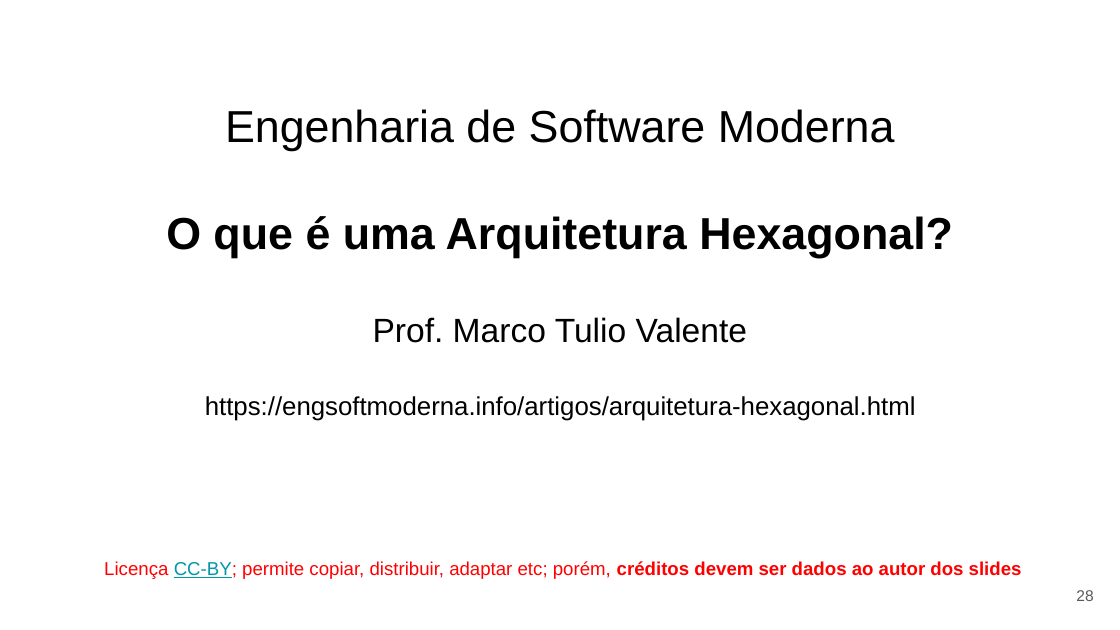
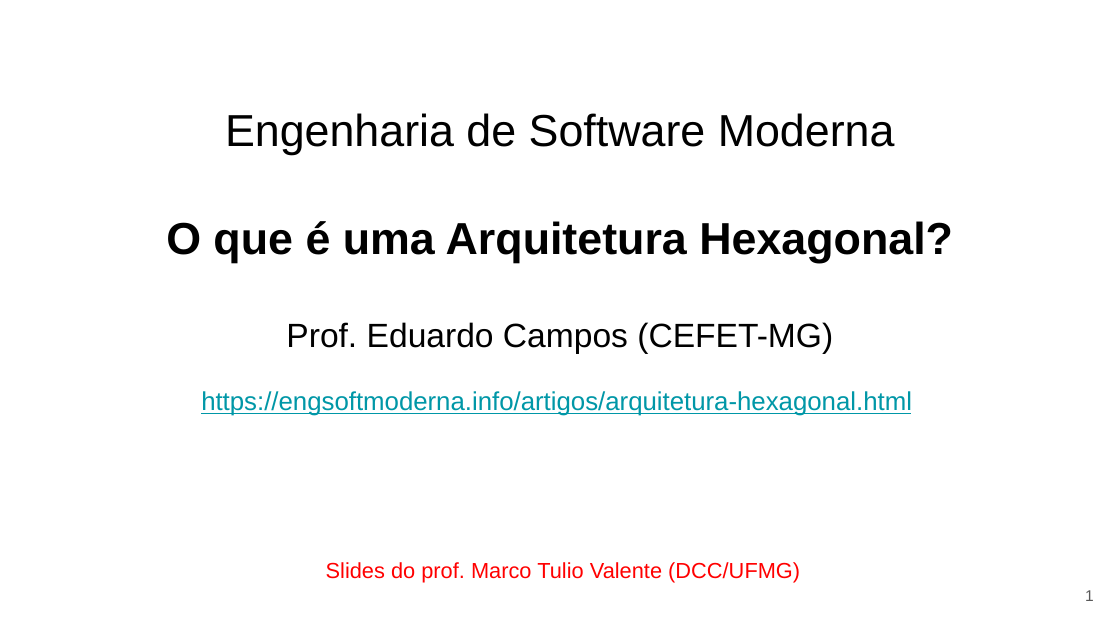
Before and after one commit to eduardocunha11/firstblog, a slide deck: slide 1 of aulas/gsi526/Aula 7 - Arquitetura Hexagonal e Serverless.pptx (slide 28 before the commit). Drawn at 1120x630 pixels with LibreOffice and Linux fonts; fonts in the diff are those of the drawing. Boxes give left, top, right and bottom in pixels: in the first picture for what was removed or moved away, otherwise in the second. Text is boxed around its words. In the diff, an @@ line names an element or a change of style, - is before the commit and + after.

Commit message:
Resumindo os Slides sobre Arquitetura Hexagonal e Serverless

```diff
--- a/aulas/gsi526/Aula 7 - Arquitetura Hexagonal e Serverless.pptx
+++ b/aulas/gsi526/Aula 7 - Arquitetura Hexagonal e Serverless.pptx
@@ title at (286,322,833,353): text changed @@
-Prof. Marco Tulio Valente
+Prof. Eduardo Campos (CEFET-MG)
@@ title at (201,391,912,416): text colour #000000 to #0097A7, underline on in "https://engsoftmoderna.info/artigos/arquitetura-hexagonal.ht ..." @@
@@ text at (326,562,800,583): text changed; size 12 to 14 pt @@
-Licença CC-BY; permite copiar, distribuir, adaptar etc; porém, créditos devem ser dados ao autor dos slides
+Slides do prof. Marco Tulio Valente (DCC/UFMG)
@@ page number at (1085,590,1094,601): text changed @@
-28
+1
```
Also in this commit, not shown: 5 other slides changed, 105 slides removed, 1 other file.
